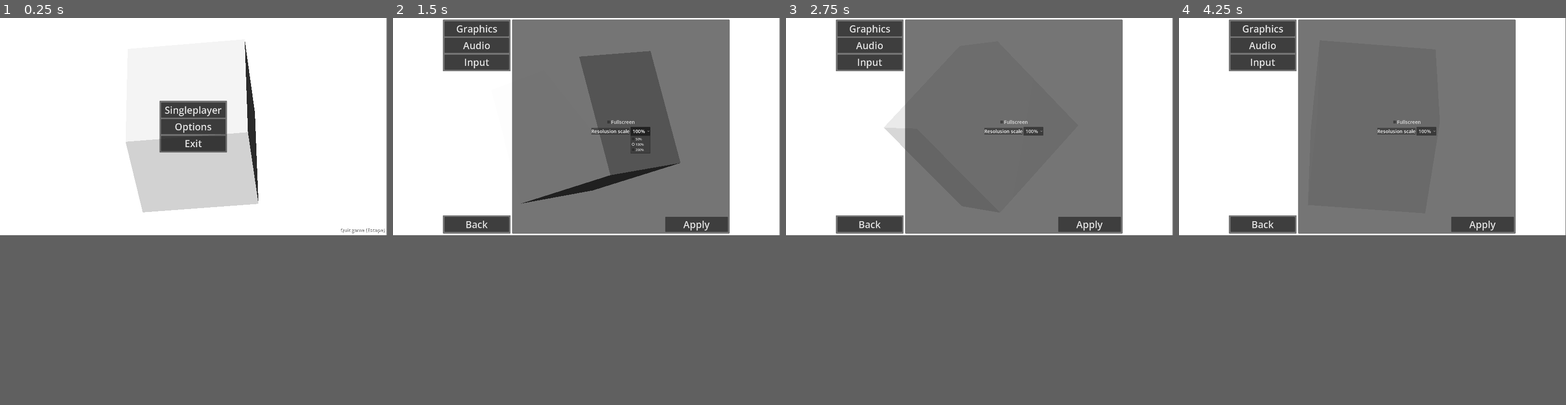
Above: before the commit, frames 1-4 (left to right).
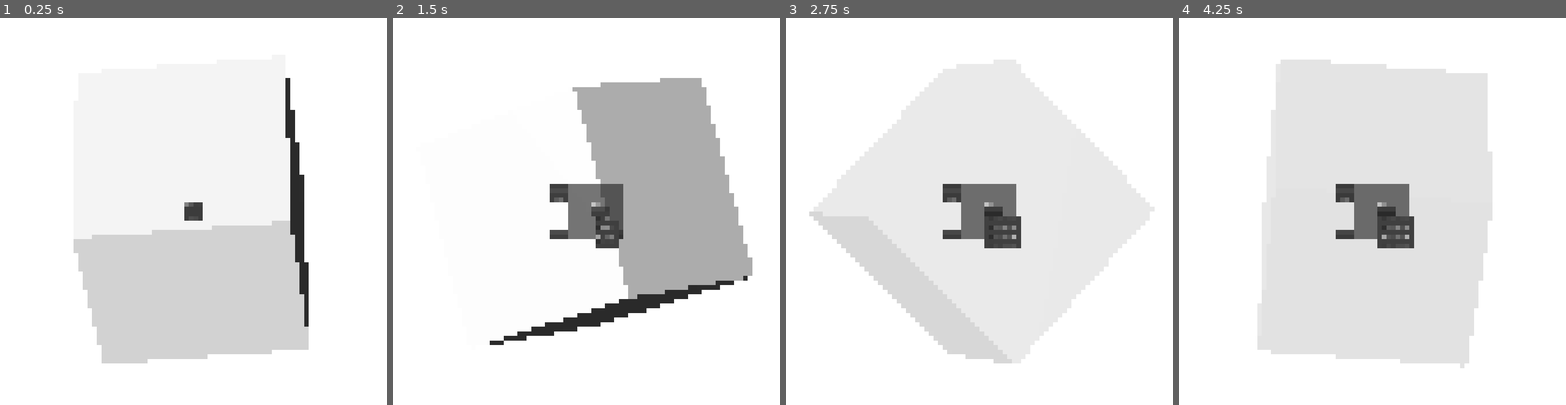
Above: after the commit, the same moments.

Repository: runeteamop/Teamop-Godot-Game
Game: Godot game, scene res://bin/main.tscn
Same seed, same stepped clock (60 frames per second), same inputs: the game is played once before the commit and once after it.
Inputs (mouse positions are in pixels of both pictures, inside the frame that each line leads up to):
- Up to frame 1 (0.25 s): no input
- Up to frame 2 (1.5 s): click "Options" at 0.5 s; click "100%" at 1.25 s
- Up to frame 3 (2.75 s): click (994, 126) at 2.02 s
- Up to frame 4 (4.25 s): click "Apply" at 2.75 s; click (1387, 126) at 3.5 s, where only the run after the commit has a clickable "2560x1440"
In our replay, the window is 799x449 before the commit and 800x800 after it. These sizes can differ from the game's own. Grey fills any space a smaller window leaves; there, only what the larger window draws over its background counts as a difference.

The runs differ from the first frame. In frame 1, 28% of the frame differs, in the area x 19-100%, y 6-90%; in frame 2, 40%; in frame 3, 38%; in frame 4, 53%, in the area x 12-87%, y 0-91%.

Commit message:
Resolusion shit

Diff:
--- a/bin/autoload/options_manager.gd
+++ b/bin/autoload/options_manager.gd
@@ -2,7 +2,7 @@
 
 const OPTIONS_PATH: String = "user://options.ini"
 
-var options_buffer: Dictionary
+var options_buffer: Dictionary[String, Callable]
 
 var options_file := ConfigFile.new()
 
@@ -10,7 +10,7 @@
 	if FileAccess.file_exists(OPTIONS_PATH):
 		options_file.load(OPTIONS_PATH)
 	else:
-		options_file.set_value("display", "window_mode", 0)
+		options_file.set_value("display", "window_mode", 3)
 		options_file.set_value("display", "resolusion_scale", 1.0)
 
 		save_options()
@@ -19,20 +19,12 @@
 	DisplayServer.window_set_mode(options_file.get_value("display", "window_mode"))
 	get_viewport().scaling_3d_scale = options_file.get_value("display", "resolusion_scale")
 
-func display_options_to_buffer(subkey: String, value: Variant) -> void:
-	if !options_buffer.has("display"):
-		options_buffer["display"] = {}
-
-	options_buffer["display"][subkey] = value
+func options_to_buffer(key: String, subkey: String, value: Variant) -> void:
+	options_buffer[subkey] = func() -> void: options_file.set_value(key, subkey, value)
 
 func save_options() -> void:
 	for entry in options_buffer:
-		for subentry in options_buffer[entry]:
-			options_file.set_value(entry, subentry, options_buffer[entry][subentry])
+		options_buffer[entry].call()
 
 	options_file.save(OPTIONS_PATH)
 	options_buffer.clear()
-
-#func apply_options(buffer: bool = false) -> void:
-	#DisplayServer.window_set_mode(options_file.get_value("display", "window_mode"))
-	#get_viewport().scaling_3d_scale = options_file.get_value("display", "resolusion_scale")
--- a/bin/main.gd
+++ b/bin/main.gd
@@ -1,5 +1,6 @@
 class_name Main extends Node
 
 func _ready() -> void:
+	DisplayServer.window_set_size(DisplayServer.screen_get_size() * 0.9)
 	OptionsManager.apply_all_options()
 	Global.enter_game_state("res://bin/menus.tscn")
--- a/bin/ui/options_menu.gd
+++ b/bin/ui/options_menu.gd
@@ -1,10 +1,12 @@
 class_name OptionsMenu extends Control
 
 #const WINDOW_MODE_VALUES: Array[int] = [0, 3]
+const RESOLUSIONS: Array[Vector2] = [Vector2(1280, 720), Vector2(1920, 1080), Vector2(2560, 1440), Vector2(3840, 2160)]
 const RESOLUSION_SCALE_VALUES: Array[float] = [0.5, 1.0, 2.0]
 
 @export var fullscreen_toggle_button: CheckBox
 @export var resolusion_scale_dropdown: OptionButton
+@export var resolusions: OptionButton
 
 var options_menu_values: Resource = OptionsMenuResource.new()
 
@@ -13,13 +15,14 @@
 func _enter_tree() -> void:
 	fullscreen_toggle_button.button_pressed = true if OptionsManager.options_file.get_value("display", "window_mode", 3) else false
 	resolusion_scale_dropdown.selected = RESOLUSION_SCALE_VALUES.find(OptionsManager.options_file.get_value("display", "resolusion_scale"))
+	resolusions.selected = RESOLUSIONS.find(get_viewport().get_visible_rect().size)
 
 func _on_check_box_toggled(toggled_on: bool) -> void:
-	OptionsManager.display_options_to_buffer("window_mode", 3 if toggled_on else 0)
+	OptionsManager.options_to_buffer("display", "window_mode", 4 if toggled_on else 0)
 	#OptionsManager.options_buffer.set_value("display", "window_mode", 3 if toggled_on else 0)
 
 func _on_option_button_item_selected(index: int) -> void:
-	OptionsManager.display_options_to_buffer("resolusion_scale", RESOLUSION_SCALE_VALUES[index])
+	OptionsManager.options_to_buffer("display", "resolusion_scale", RESOLUSION_SCALE_VALUES[index])
 	#OptionsManager.options_file.set_value("display", "resolusion_scale", RESOLUSION_SCALE_VALUES[index])
 
 func _on_back_pressed() -> void:
@@ -28,3 +31,6 @@
 func _on_apply_pressed() -> void:
 	OptionsManager.save_options()
 	OptionsManager.apply_all_options()
+
+func _on_option_button_2_item_selected(index: int) -> void:
+	DisplayServer.window_set_size(RESOLUSIONS[index])
--- a/bin/ui/options_menu.tscn
+++ b/bin/ui/options_menu.tscn
@@ -6,7 +6,7 @@
 [sub_resource type="StyleBoxFlat" id="StyleBoxFlat_qahfp"]
 bg_color = Color(0.17558163, 0.17558163, 0.17558163, 0.6)
 
-[node name="OptionsMenu" type="Control" unique_id=1634851606 node_paths=PackedStringArray("fullscreen_toggle_button", "resolusion_scale_dropdown")]
+[node name="OptionsMenu" type="Control" unique_id=1634851606 node_paths=PackedStringArray("fullscreen_toggle_button", "resolusion_scale_dropdown", "resolusions")]
 process_mode = 3
 layout_mode = 3
 anchors_preset = 15
@@ -17,6 +17,7 @@
 script = ExtResource("1_wlw1i")
 fullscreen_toggle_button = NodePath("MarginContainer/HBoxContainer/GraphicsOptions/VBoxContainer/CheckBox")
 resolusion_scale_dropdown = NodePath("MarginContainer/HBoxContainer/GraphicsOptions/VBoxContainer/HBoxContainer/OptionButton")
+resolusions = NodePath("MarginContainer/HBoxContainer/GraphicsOptions/VBoxContainer/HBoxContainer2/OptionButton2")
 
 [node name="MarginContainer" type="MarginContainer" parent="." unique_id=1009251567]
 custom_minimum_size = Vector2(1440, 1080)
@@ -124,6 +125,33 @@
 text = "Fullscreen
 "
 
+[node name="HBoxContainer2" type="HBoxContainer" parent="MarginContainer/HBoxContainer/GraphicsOptions/VBoxContainer" unique_id=167313891]
+layout_mode = 2
+size_flags_horizontal = 4
+size_flags_vertical = 4
+
+[node name="Label" type="Label" parent="MarginContainer/HBoxContainer/GraphicsOptions/VBoxContainer/HBoxContainer2" unique_id=1001643612]
+layout_mode = 2
+theme_override_font_sizes/font_size = 24
+theme_override_styles/normal = SubResource("StyleBoxFlat_qahfp")
+text = "Resolusion scale"
+
+[node name="OptionButton2" type="OptionButton" parent="MarginContainer/HBoxContainer/GraphicsOptions/VBoxContainer/HBoxContainer2" unique_id=131424593]
+layout_mode = 2
+size_flags_horizontal = 4
+size_flags_vertical = 4
+theme_override_font_sizes/font_size = 24
+selected = 1
+item_count = 4
+popup/item_0/text = "1280x720"
+popup/item_0/id = 0
+popup/item_1/text = "1920x1080"
+popup/item_1/id = 1
+popup/item_2/text = "2560x1440"
+popup/item_2/id = 2
+popup/item_3/text = "3840x2160"
+popup/item_3/id = 3
+
 [node name="HBoxContainer" type="HBoxContainer" parent="MarginContainer/HBoxContainer/GraphicsOptions/VBoxContainer" unique_id=951106860]
 layout_mode = 2
 size_flags_horizontal = 4
@@ -166,5 +194,6 @@
 
 [connection signal="pressed" from="MarginContainer/HBoxContainer/VBoxContainer/PanelContainer2/MarginContainer/VBoxContainer/Back" to="." method="_on_back_pressed"]
 [connection signal="toggled" from="MarginContainer/HBoxContainer/GraphicsOptions/VBoxContainer/CheckBox" to="." method="_on_check_box_toggled"]
+[connection signal="item_selected" from="MarginContainer/HBoxContainer/GraphicsOptions/VBoxContainer/HBoxContainer2/OptionButton2" to="." method="_on_option_button_2_item_selected"]
 [connection signal="item_selected" from="MarginContainer/HBoxContainer/GraphicsOptions/VBoxContainer/HBoxContainer/OptionButton" to="." method="_on_option_button_item_selected"]
 [connection signal="pressed" from="MarginContainer/HBoxContainer/GraphicsOptions/MarginContainer/Apply" to="." method="_on_apply_pressed"]
--- a/project.godot
+++ b/project.godot
@@ -23,9 +23,17 @@
 
 [display]
 
-window/size/viewport_width=1920
-window/size/viewport_height=1080
+window/size/viewport_width=7680
+window/size/viewport_height=4320
+window/size/mode=4
 window/size/resizable=false
+window/stretch/mode="canvas_items"
+window/stretch/aspect="expand"
+window/vsync/vsync_mode=0
+
+[gui]
+
+theme/default_theme_scale=6.0
 
 [input]
 
